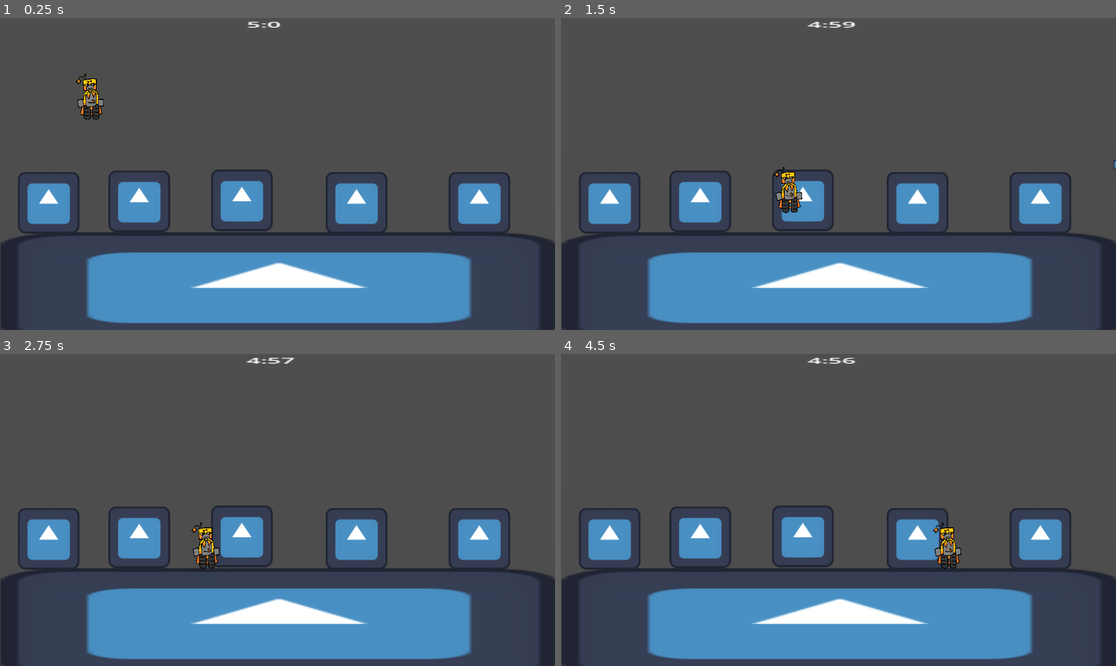
Above: before the commit, frames 1-4 (two rows, left to right).
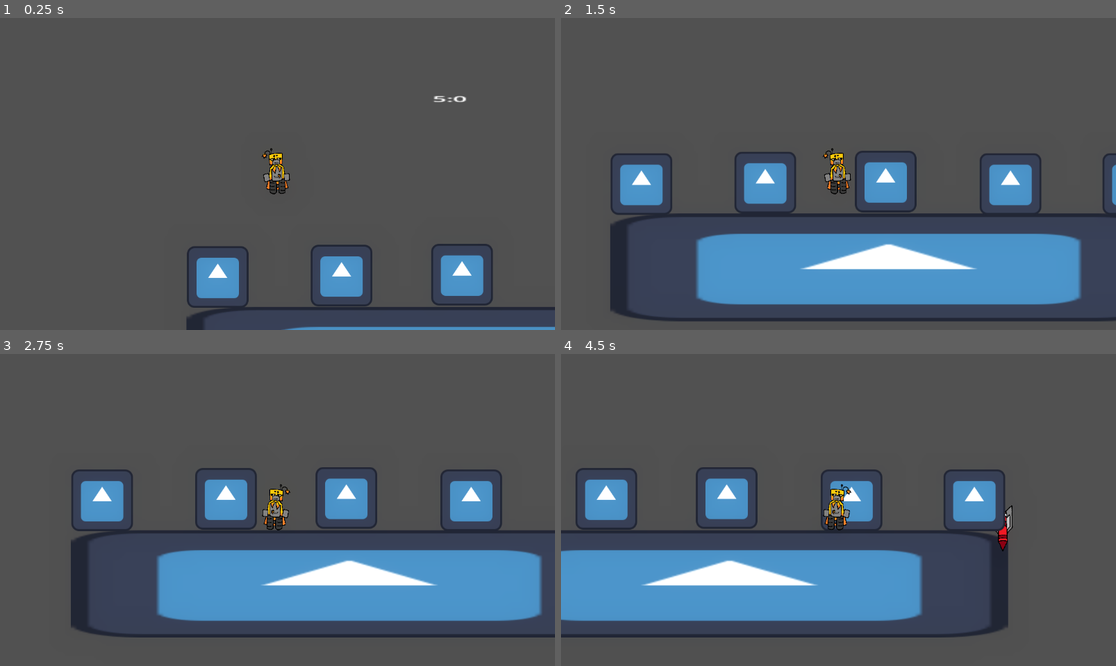
Above: after the commit, the same moments.

Repository: GeirlanthArchivest/oops--i-maybe-did-it-again
Game: Godot game, scene res://Scenes/main_level.tscn
Same seed, same stepped clock (60 frames per second), same inputs: the game is played once before the commit and once after it. The engine's default icon, where the game draws it, is replaced by a stand-in: a white triangle on a blue panel in a dark square.
Inputs (mouse positions are in pixels of both pictures, inside the frame that each line leads up to):
- Up to frame 1 (0.25 s): no input
- Up to frame 2 (1.5 s): tap Enter (shoot) at 0.5, 1.35 s; move the mouse to (960, 158) at 0.52 s; hold Enter (shoot) 0.53-1.28 s; hold Right (move_right) from 0.53 s (still down); tap Space (jump) at 0.77 s; move the mouse to (727, 189) at 1.27 s
- Up to frame 3 (2.75 s): tap Space (jump) at 1.52 s; move the mouse to (333, 441) at 2.02 s; release Right (move_right) at 2.03 s; hold Left (move_left) from 2.03 s (still down); hold Enter (shoot) from 2.03 s (still down)
- Up to frame 4 (4.5 s): move the mouse to (810, 572) at 2.77 s; release Left (move_left) at 2.78 s; release Enter (shoot) at 2.78 s; hold Right (move_right) 2.78-4.28 s; tap Enter (shoot) at 2.85, 4.35 s; tap Space (jump) at 3.02, 3.77 s; move the mouse to (1005, 556) at 3.52 s; hold Enter (shoot) 3.53-4.28 s; move the mouse to (672, 463) at 4.27 s; hold Left (move_left) from 4.28 s (still down)

The runs differ from the first frame. In frame 1, 38% of the frame differs, in the area x 0-100%, y 1-100%; in frame 2, 32%; in frame 3, 40%; in frame 4, 42%.

Commit message:
adde fireball and camera follows player

Diff:
--- a/oops!-i-maybe-did-it-again/Scenes/bullet.tscn
+++ b/oops!-i-maybe-did-it-again/Scenes/bullet.tscn
@@ -1,14 +1,14 @@
 [gd_scene load_steps=4 format=3 uid="uid://casa11su65jqn"]
 
 [ext_resource type="Script" uid="uid://dwhhrn18jsmtf" path="res://Scripts/bullet.gd" id="1_oduel"]
-[ext_resource type="Texture2D" uid="uid://bmp1vl1wvlpl4" path="res://icon.svg" id="1_xjght"]
+[ext_resource type="Texture2D" uid="uid://w7csg7vvpufd" path="res://Assets/Fireball.png" id="1_ycag2"]
 
 [sub_resource type="RectangleShape2D" id="RectangleShape2D_oduel"]
-size = Vector2(62.933525, 129.0286)
+size = Vector2(212.79999, 481.48148)
 
 [node name="Bullet" type="Sprite2D"]
-scale = Vector2(0.15779613, 0.15500441)
-texture = ExtResource("1_xjght")
+scale = Vector2(0.06423541, 0.06194129)
+texture = ExtResource("1_ycag2")
 script = ExtResource("1_oduel")
 
 [node name="VisibleOnScreenEnabler2D" type="VisibleOnScreenEnabler2D" parent="."]
@@ -19,7 +19,7 @@
 collision_mask = 2
 
 [node name="CollisionShape2D" type="CollisionShape2D" parent="Hitbox"]
-position = Vector2(-3.021856e-06, 1.922676e-06)
+position = Vector2(6.3862117e-06, -18.518518)
 scale = Vector2(2.0139637, 1)
 shape = SubResource("RectangleShape2D_oduel")
 
--- a/oops!-i-maybe-did-it-again/Scenes/main_level.tscn
+++ b/oops!-i-maybe-did-it-again/Scenes/main_level.tscn
@@ -1,9 +1,10 @@
-[gd_scene load_steps=8 format=3 uid="uid://bl4s2o65dexcj"]
+[gd_scene load_steps=9 format=3 uid="uid://bl4s2o65dexcj"]
 
 [ext_resource type="PackedScene" uid="uid://cga3myayrffbv" path="res://Scenes/player.tscn" id="1_q2fht"]
 [ext_resource type="Script" uid="uid://bwbexyf651e5r" path="res://Scripts/Level.gd" id="1_qbrl8"]
 [ext_resource type="Texture2D" uid="uid://bmp1vl1wvlpl4" path="res://icon.svg" id="2_ikcpc"]
 [ext_resource type="PackedScene" uid="uid://cxeh5hlakmc6l" path="res://Scenes/building.tscn" id="3_5erdv"]
+[ext_resource type="PackedScene" uid="uid://ck23dh4h25osh" path="res://Scenes/missile.tscn" id="5_a2ia3"]
 
 [sub_resource type="WorldBoundaryShape2D" id="WorldBoundaryShape2D_q2fht"]
 
@@ -35,7 +36,7 @@
 [sub_resource type="Environment" id="Environment_qbrl8"]
 background_mode = 3
 glow_enabled = true
-glow_bloom = 0.05
+glow_bloom = 0.1
 glow_blend_mode = 0
 
 [node name="Main Level" type="Node2D"]
@@ -45,6 +46,7 @@
 position = Vector2(191, 141)
 
 [node name="Camera2D" type="Camera2D" parent="."]
+visible = false
 position = Vector2(577, 324)
 
 [node name="StaticBody2D" type="StaticBody2D" parent="." groups=["Floor"]]
@@ -87,20 +89,21 @@
 [node name="Buildings" type="Node" parent="."]
 
 [node name="Building" parent="Buildings" instance=ExtResource("3_5erdv")]
-position = Vector2(102, 448)
+position = Vector2(67, 448)
 
 [node name="Building2" parent="Buildings" instance=ExtResource("3_5erdv")]
-position = Vector2(290, 445)
+position = Vector2(324, 445)
 
 [node name="Building3" parent="Buildings" instance=ExtResource("3_5erdv")]
-position = Vector2(503, 443)
+position = Vector2(574, 443)
 
 [node name="Building4" parent="Buildings" instance=ExtResource("3_5erdv")]
-position = Vector2(741, 448)
+position = Vector2(833, 448)
 
 [node name="Building5" parent="Buildings" instance=ExtResource("3_5erdv")]
-position = Vector2(996, 448)
+position = Vector2(1088, 448)
 
-[node name="Raining Missiles" type="Node" parent="."]
+[node name="Missile" parent="." instance=ExtResource("5_a2ia3")]
+position = Vector2(1148, -9)
 
 [connection signal="timeout" from="Timer/Timer" to="." method="_on_timer_timeout"]
--- /dev/null
+++ b/oops!-i-maybe-did-it-again/Scenes/missile.tscn
@@ -0,0 +1,18 @@
+[gd_scene load_steps=4 format=3 uid="uid://ck23dh4h25osh"]
+
+[ext_resource type="Texture2D" uid="uid://deyeaxi3h7ti3" path="res://Assets/Rocket.png" id="1_1g1yv"]
+[ext_resource type="Script" uid="uid://b55e6cllxgkpc" path="res://Scripts/Missile.gd" id="2_u28tq"]
+
+[sub_resource type="RectangleShape2D" id="RectangleShape2D_u28tq"]
+size = Vector2(270, 624)
+
+[node name="Missile" type="Sprite2D"]
+scale = Vector2(0.15530735, 0.15530735)
+texture = ExtResource("1_1g1yv")
+script = ExtResource("2_u28tq")
+
+[node name="Area2D" type="Area2D" parent="."]
+
+[node name="CollisionShape2D" type="CollisionShape2D" parent="Area2D"]
+position = Vector2(-14, -5)
+shape = SubResource("RectangleShape2D_u28tq")
--- a/oops!-i-maybe-did-it-again/Scripts/Global.gd
+++ b/oops!-i-maybe-did-it-again/Scripts/Global.gd
@@ -1,6 +1,7 @@
 extends Node
 
 var node_creation_parent = null
+var player = null
 
 func instance_node(node, location, parent):
 	var node_instance = node.instantiate()
--- a/oops!-i-maybe-did-it-again/Scripts/Level.gd
+++ b/oops!-i-maybe-did-it-again/Scripts/Level.gd
@@ -1,7 +1,7 @@
 extends Node2D
 
 var building = preload("res://Scenes/building.tscn")
-var area_to_instance = [100, 200, 300]
+@onready var camera = $Camera2D
 
 func _ready():
 	Global.node_creation_parent = self
@@ -9,8 +9,8 @@
 func _exit_tree():
 	Global.node_creation_parent = null
 
-func instance_buildings():
-	pass
+func _process(delta: float) -> void:
+	camera.position = Global.player.global_position
 
 func _on_timer_timeout() -> void:
 	get_tree().reload_current_scene()
--- /dev/null
+++ b/oops!-i-maybe-did-it-again/Scripts/Missile.gd
@@ -0,0 +1,8 @@
+extends Sprite2D
+
+var speed = 100
+#var velocity = Vector2()
+
+# Called every frame. 'delta' is the elapsed time since the previous frame.
+func _process(delta: float) -> void:
+	position.y += 1 * speed * delta
--- a/oops!-i-maybe-did-it-again/Scripts/player.gd
+++ b/oops!-i-maybe-did-it-again/Scripts/player.gd
@@ -7,6 +7,12 @@
 var can_shoot = true
 
 @onready var sprite = $Sprite2D
+
+func _ready():
+	Global.player = self
+
+func _exit_tree():
+	Global.player = null
 
 func _physics_process(delta: float) -> void:
 	#shooting stuff
@@ -24,6 +30,12 @@
 	# Get the input direction and handle the movement/deceleration.
 	# As good practice, you should replace UI actions with custom gameplay actions.
 	var direction := Input.get_axis("move_left", "move_right")
+
+	if direction >0:
+		sprite.flip_h = false
+	elif direction <0:
+		sprite.flip_h = true
+
 	if direction:
 		velocity.x = direction * SPEED
 	else:
Binary file added: oops!-i-maybe-did-it-again/Assets/Fireball.png
Not shown, added: oops!-i-maybe-did-it-again/Assets/Fireball.png.import
Not shown, added: oops!-i-maybe-did-it-again/Scripts/Missile.gd.uid
